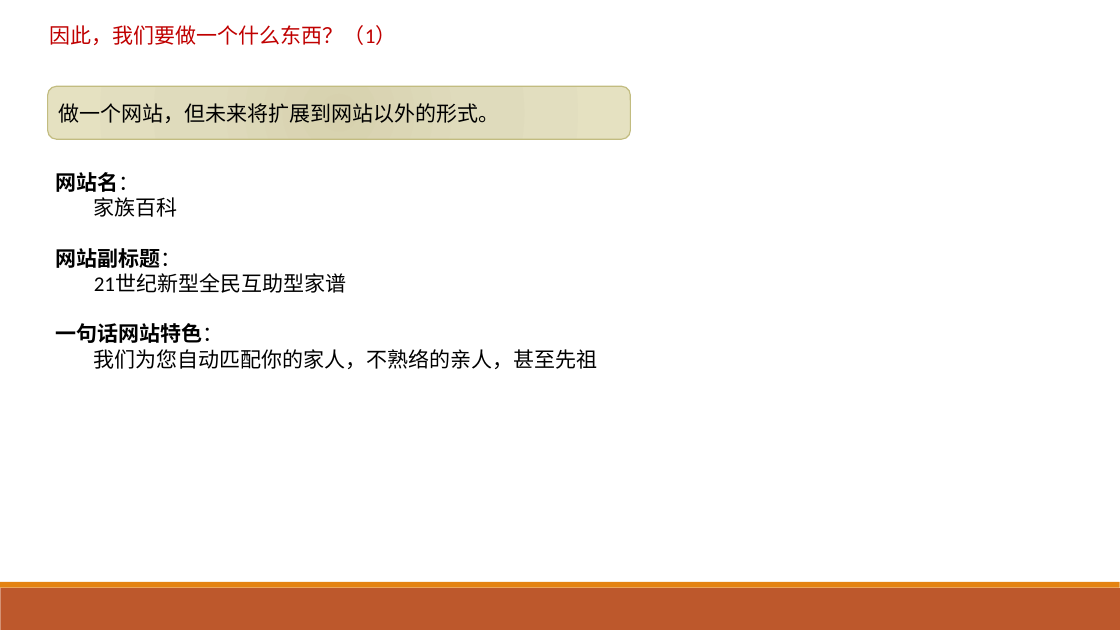
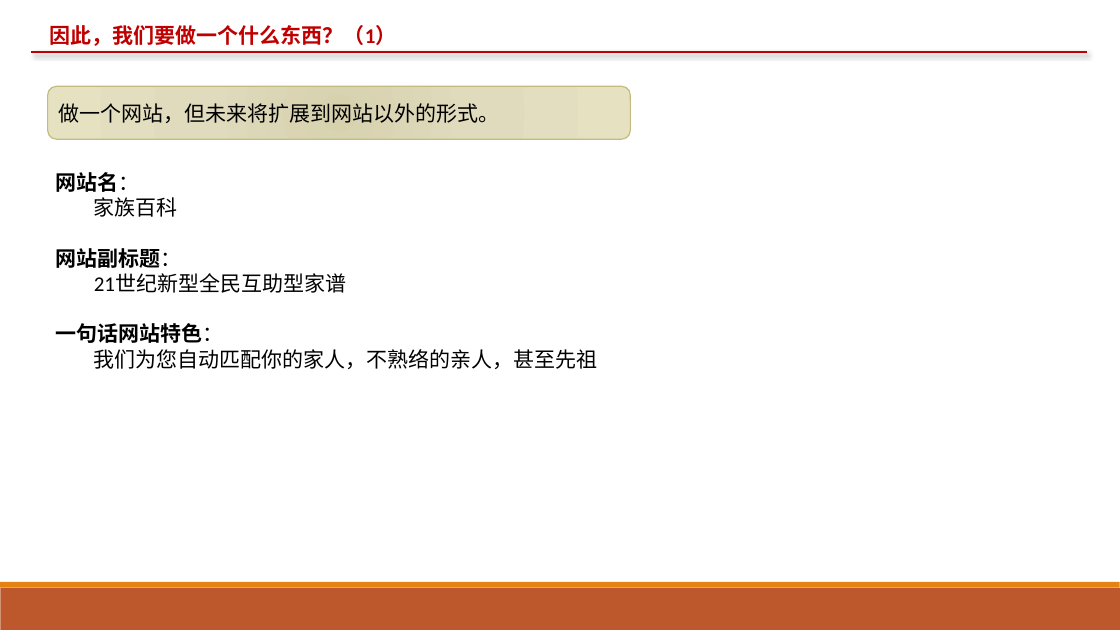
Before and after one commit to alpena1986/bloodnetdoc, a slide deck: slide 6 of 商业计划书.pptx (slide 5 before the commit). Drawn at 1120x630 pixels with LibreOffice and Linux fonts; fonts in the diff are those of the drawing. Boxes give left, top, right and bottom in pixels: in the first picture for what was removed or moved away, otherwise in the second. Text is boxed around its words. In the diff, an @@ line names an element or a change of style, - is before the commit and + after.

```diff
--- a/商业计划书.pptx
+++ b/商业计划书.pptx
@@ text "因此，我们要做一个什么东西？（1）" at (x1=50, y1=25, x2=397, y2=46): bold on @@
@@ line added from (30, 52) to (1087, 52), #C00000 1.5 pt @@
```
Also in this commit, not shown: 6 other slides changed, 10 slides added, 1 slide removed, 1 other file.
